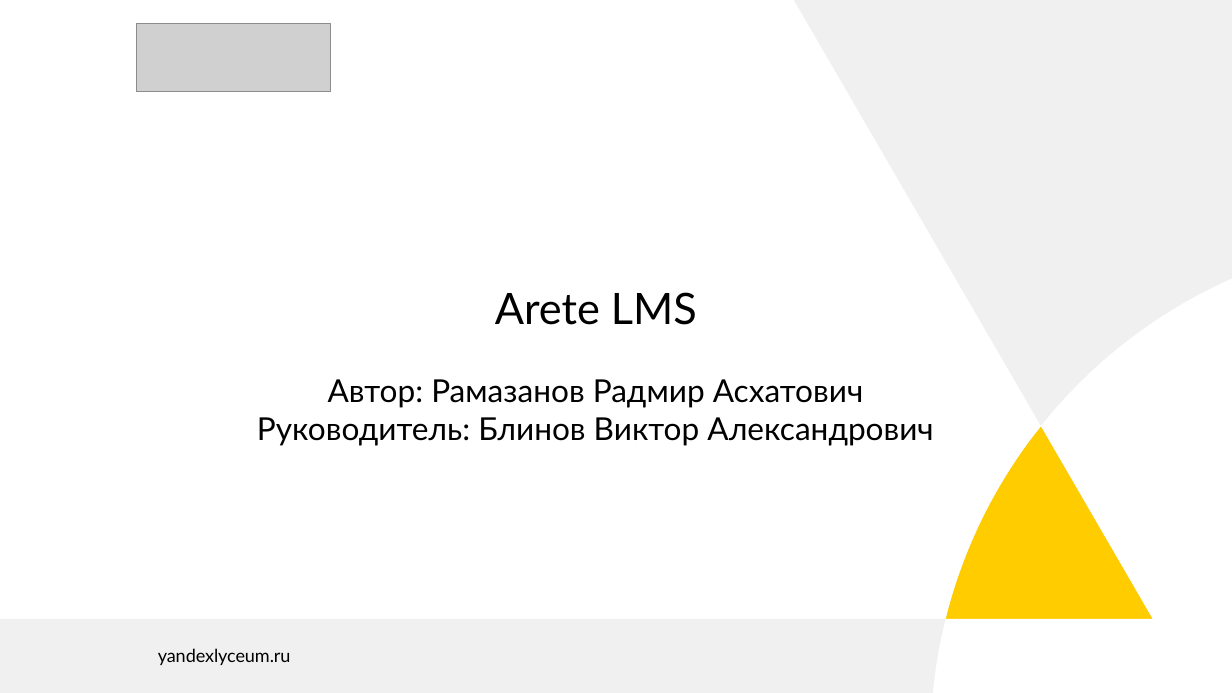
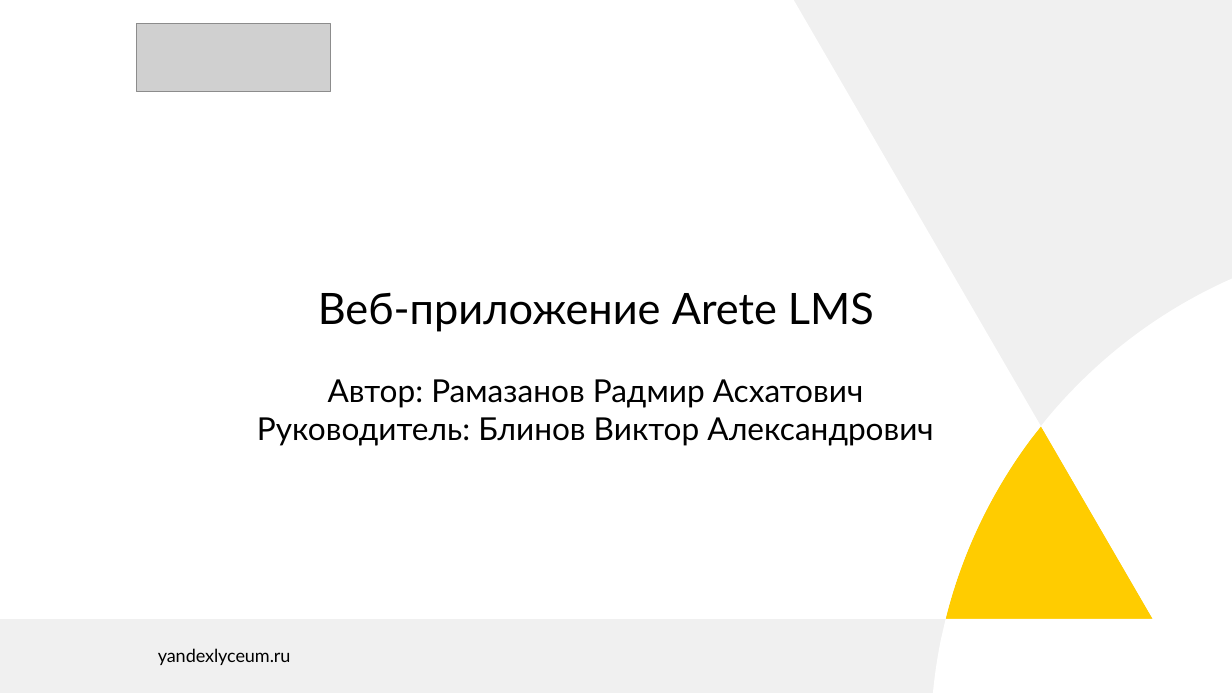
Before and after one commit to RadmirRamazanov/AreteLMS, a slide deck: slide 1 of docs/Presentation.pptx. Drawn at 1232x693 pixels with LibreOffice and Linux fonts; fonts in the diff are those of the drawing; grey boxes stand for pictures. Boxes give left, top, right and bottom in pixels: in the first picture for what was removed or moved away, otherwise in the second. Text is boxed around its words. In the diff, an @@ line names an element or a change of style, - is before the commit and + after.

```diff
--- a/docs/Presentation.pptx
+++ b/docs/Presentation.pptx
@@ text at (318, 292, 874, 332): text changed @@
-Arete LMS
+Веб-приложение Arete LMS
```
Also in this commit, not shown: 3 other slides changed, 1 other file.
